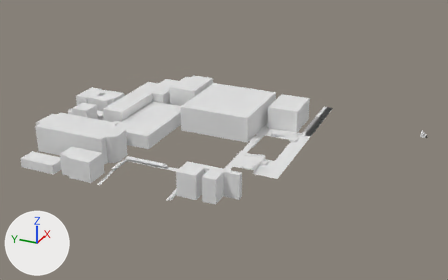
An edit to the Blender file VRCoaster.blend, drawn before and after from the same camera.
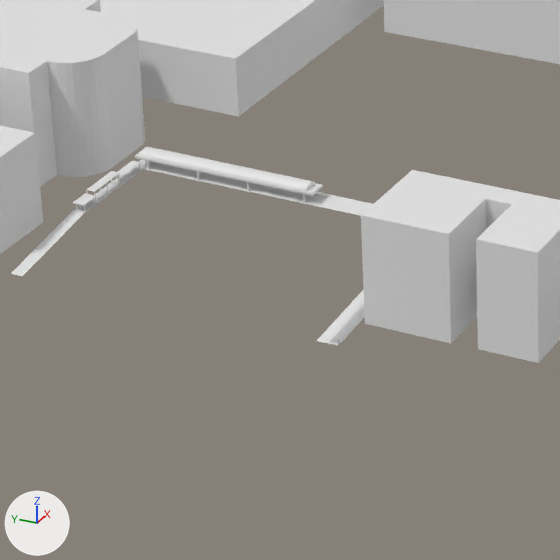
Old and new are each drawn whole from a 50 mm lens placed at (-569.2, -205.1, 239.0), pointed at (-94.0, 8.7, 1.4) and again close up on the part from 21% to 49% of the width and 44% to 89% of the height. Every picture has the same lights, and +X, +Y and +Z are marked at lower left.

In view in the first close-up: '円柱.003', '平面', '立方体.004', '立方体.005', '立方体.009', '立方体.010', '立方体.011'.
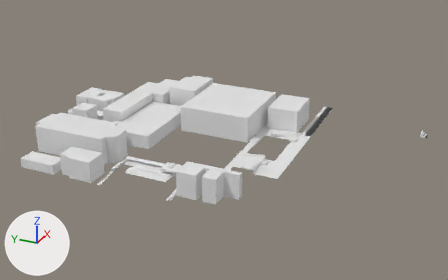
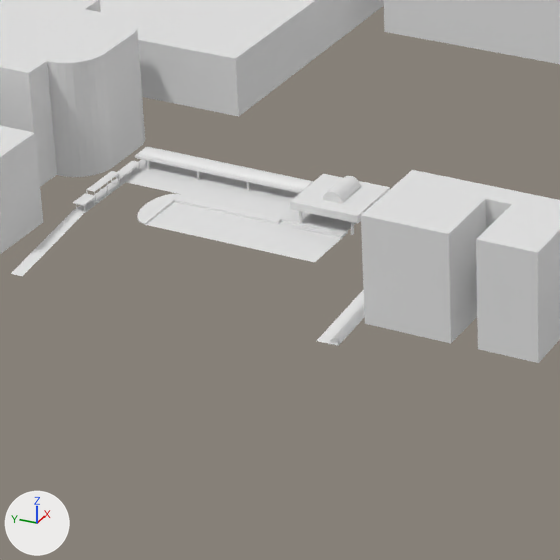
Location of each change, [x1, y1, x2, y2] in pixels of the close-ups (560 x 560 px):
'平面', reshaped: before [11, 159, 373, 346]; after [11, 159, 365, 346]
'平面.004', added: after [146, 202, 341, 262]
'立方体.074', added: after [290, 174, 390, 224]
'立方体.075', added: after [174, 194, 348, 239]
'円柱.032', added: after [323, 176, 361, 204]
'円柱.031', added: after [137, 194, 181, 225]
'円柱.029', added: after [299, 211, 303, 223]
part 1 of me_平面, built on: before [144, 162, 373, 216]; after [126, 162, 356, 231]

The change, as a list of edits to the scene's bpy script:
```text
Change me_平面:
    where me_平面.from_pydata(...)  # 35 vertices, 18 faces; spans x -80.0..30.4, y -1.0..103.8, z -3.1..0.0
    used by ob_平面; location = (-130.2, -38.2, 3.1); scale = (1.01, 1.01, 1.01)
    verts and faces of me_平面; kept vertices keep their numbers, new ones are numbered from 35
    before: 14 (-40.1, 42.9, 0.0), 15 (-34.9, 42.9, 0.0), 23 (-34.9, 101.3, 0.0), 24 (-40.1, 101.3, 0.0) at pixel (143, 169)
    me_平面 part 1
    add delete_faces([(14, 24, 23, 15)])
    add verts[35] = (-46.2, 54.3, 0.0)  # pixel (347, 230)
    add verts[36] = (-46.2, 62.3, 0.0)  # pixel (308, 222)
    add verts[37] = (-46.2, 62.3, 0.0)  # pixel (308, 222)
    add for new, old in zip([38, 39, 40], [35, 36, 37]): verts[new] = verts[old] + (6.1, 0.0, 0.0)
    add verts[41] = (-34.9, 54.3, 0.0)
    add verts[42] = (-34.9, 62.3, 0.0)
    add verts[43] = (-46.2, 101.3, 0.0)  # pixel (125, 182)
    add verts[44] = (-46.2, 62.3, 0.0)  # pixel (308, 222)
    add faces += [(23, 42, 39, 24), (14, 38, 41, 15), (38, 39, 42, 41), (35, 36, 39, 38), (36, 37, 40, 39), (24, 39, 44, 43)]
Add me_円柱_039:
    me_円柱_039.from_pydata(...)  # 34 vertices, 19 faces; spans x -4.26..0.0, y -4.26..4.26, z -1.7..1.7
Add me_円柱_038:
    me_円柱_038.from_pydata(...)  # 34 vertices, 19 faces; spans x -5.0..5.0, y 0.0..5.0, z 0.0..0.49
Add me_平面_005:
    me_平面_005.from_pydata([(-9.0, -5.2, 0.0), (1.1, -5.2, 0.0), (-9.0, 30.4, 0.0), (1.1, 30.4, 0.0)], [], [(0, 1, 3, 2)])
Add me_立方体_081:
    me_立方体_081.from_pydata(...)  # 56 vertices, 50 faces; spans x -0.68..0.24, y -1.73..11.85, z -0.19..0.04
Add me_円柱_035:
    me_円柱_035.from_pydata(...)  # a 32-sided cylinder along z spanning x -0.1..0.1, y -0.1..0.1, z 1.11..2.116
Add me_立方体_080:
    me_立方体_080.from_pydata(...)  # a box spanning x -4.27..-0.06, y -2.41..2.28, z 0.01..0.53
Add ob_円柱_032:
    ob_円柱_032 = bpy.data.objects.new('円柱.032', me_円柱_039)
    ob_円柱_032.location = (-172.0, 20.6, 7.6)
    ob_円柱_032.rotation_euler = (0.0, 1.571, 0.0)  # degrees (0, 90, 0)
    ob_円柱_032.scale = (0.469, 0.469, 2.12)
Add ob_円柱_031:
    ob_円柱_031 = bpy.data.objects.new('円柱.031', me_円柱_038)
    ob_円柱_031.location = (-183.2, 52.4, 2.6)
    ob_円柱_031.scale = (1.24, 0.8, 1.0)
Add ob_平面_004:
    ob_平面_004 = bpy.data.objects.new('平面.004', me_平面_005)
    ob_平面_004.location = (-180.4, 22.0, 2.6)
Add ob_立方体_075:
    ob_立方体_075 = bpy.data.objects.new('立方体.075', me_立方体_081)
    ob_立方体_075.location = (-177.6, 21.4, 3.1)
    ob_立方体_075.scale = (2.61, 2.61, 2.61)
Add ob_円柱_029:
    ob_円柱_029 = bpy.data.objects.new('円柱.029', me_円柱_035)
    ob_円柱_029.location = (-177.8, 26.2, -0.1)
    ob_円柱_029.scale = (3.0, 3.0, 2.92)
Add ob_立方体_074:
    ob_立方体_074 = bpy.data.objects.new('立方体.074', me_立方体_080)
    ob_立方体_074.location = (-166.0, 20.9, 6.0)
    ob_立方体_074.scale = (2.99, 2.99, 2.99)
```
